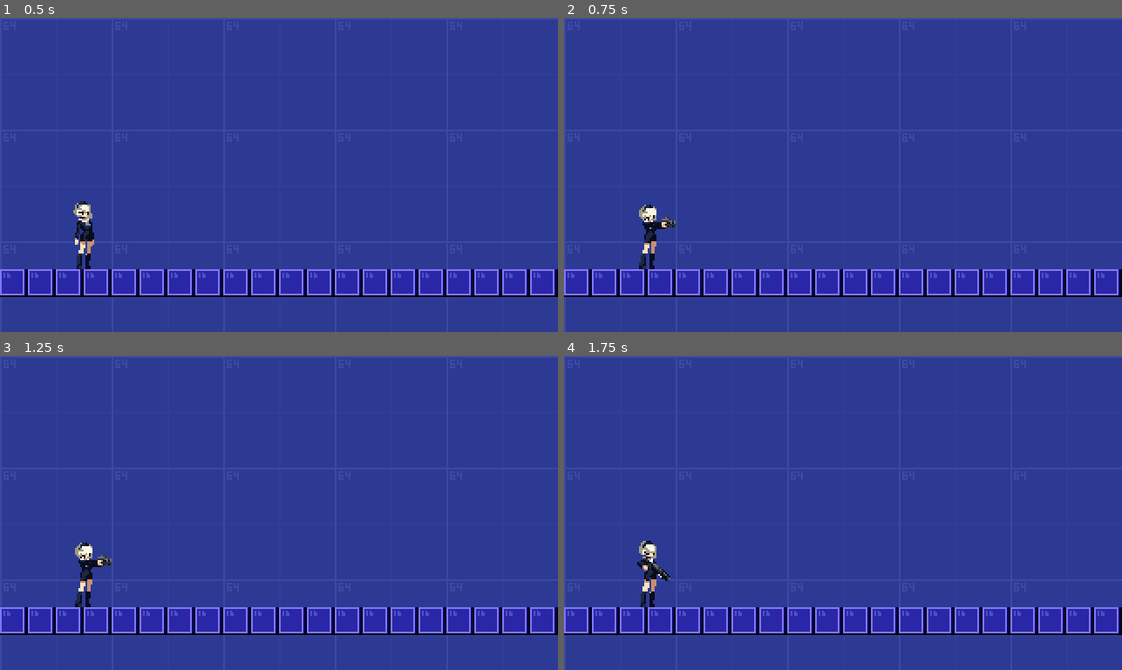
Above: before the commit, frames 1-4 (two rows, left to right).
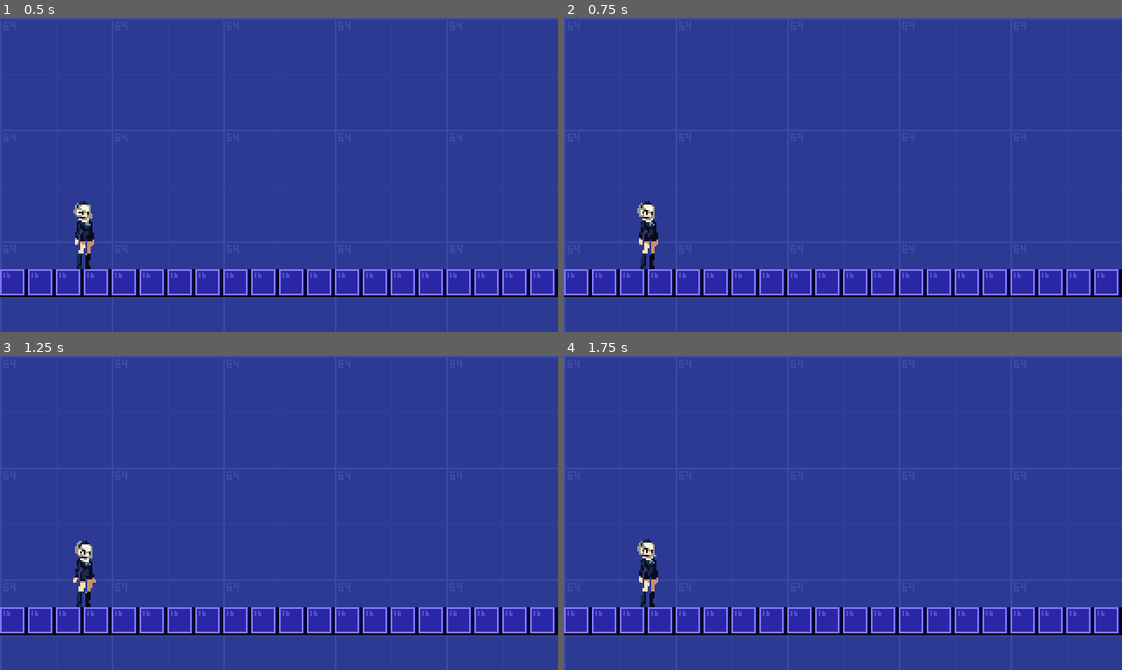
Above: after the commit, the same moments.

Repository: cliffordwilliam/massive-recoil
Game: Godot game, scene res://rooms/village/village_square.tscn
Two runs of this game, one before a commit and one after it. Both use one fixed random seed, a clock stepped at 60 frames per second and the inputs below. The project has no main scene, so this scene is started directly.
Inputs:
- Up to frame 1 (0.5 s): no input
- Up to frame 2 (0.75 s): tap Enter at 0.5 s; hold Right (ui_right) from 0.53 s (still down); hold Space (aim) from 0.53 s (still down)
- Up to frame 3 (1.25 s): keep holding Right (ui_right); keep holding Space (aim)
- Up to frame 4 (1.75 s): release Right (ui_right) at 1.28 s; release Space (aim) at 1.28 s; hold Down (ui_down) from 1.28 s (still down); tap Space (aim) at 1.35 s

Frame 1 is identical in both runs. In frame 2, 0.4% of the frame differs, in the area x 13-20%, y 58-80%; in frame 3, 0.3%; in frame 4, 0.3%.

Commit message:
feat: use autoload to persist state

Diff:
--- /dev/null
+++ b/autoloads/game_state.gd
@@ -0,0 +1,21 @@
+extends Node
+
+signal weapon_equipped
+
+var equipped_weapon: StringName = "arms"
+var weapon_stats: Dictionary = {
+	"arms": {
+		"sprite_frames": preload("uid://bwtavvs3i1wy2"),
+	},
+	"handgun": {
+		"sprite_frames": preload("uid://c6ackeixi1emi"),
+	},
+	"rifle": {
+		"sprite_frames": preload("uid://bd23x5s463v8v"),
+	},
+}
+
+
+func equip(weapon_name: StringName) -> void:
+	equipped_weapon = weapon_name
+	weapon_equipped.emit()
--- a/entities/player/player.gd
+++ b/entities/player/player.gd
@@ -1,9 +1,6 @@
 class_name Player
 extends CharacterBody2D
 
-const ARMS = preload("uid://bwtavvs3i1wy2")
-const HANDGUNS = preload("uid://c6ackeixi1emi")
-const RIFLES = preload("uid://bd23x5s463v8v")
 const WALK_SPEED: float = 28.0
 const RUN_SPEED: float = 90.0
 const AIM_SPEED: float = 2.0
@@ -14,15 +11,10 @@
 
 
 func _ready() -> void:
+	GameState.weapon_equipped.connect(
+		func() -> void:
+			arms.sprite_frames = GameState.weapon_stats[GameState.equipped_weapon]["sprite_frames"]
+	)
 	body.animation_changed.connect(func() -> void: arms.animation = body.animation)
 	body.frame_changed.connect(func() -> void: arms.frame = body.frame)
 	body.flip_h_changed.connect(func() -> void: arms.flip_h = body.flip_h)
-
-
-func _input(event: InputEvent) -> void:
-	if event.is_action_pressed("ui_left"):
-		arms.sprite_frames = ARMS
-	elif event.is_action_pressed("ui_right"):
-		arms.sprite_frames = HANDGUNS
-	elif event.is_action_pressed("ui_down"):
-		arms.sprite_frames = RIFLES
--- a/entities/player/states/state.gd
+++ b/entities/player/states/state.gd
@@ -4,7 +4,7 @@
 
 func try_grounded_transition(current: String) -> bool:
 	var next: String = ""
-	if Input.is_action_pressed("aim") and owner.arms.sprite_frames != owner.ARMS:
+	if Input.is_action_pressed("aim") and GameState.equipped_weapon != "arms":
 		next = "PlayerAimState"
 	elif not Input.get_axis("left", "right"):
 		next = "PlayerIdleState"
--- a/project.godot
+++ b/project.godot
@@ -13,6 +13,10 @@
 config/name="Massive Recoil"
 config/features=PackedStringArray("4.6", "GL Compatibility")
 config/icon="res://icon.svg"
+
+[autoload]
+
+GameState="*uid://c6vik37ew87ql"
 
 [debug]
 
Not shown, added: autoloads/game_state.gd.uid
